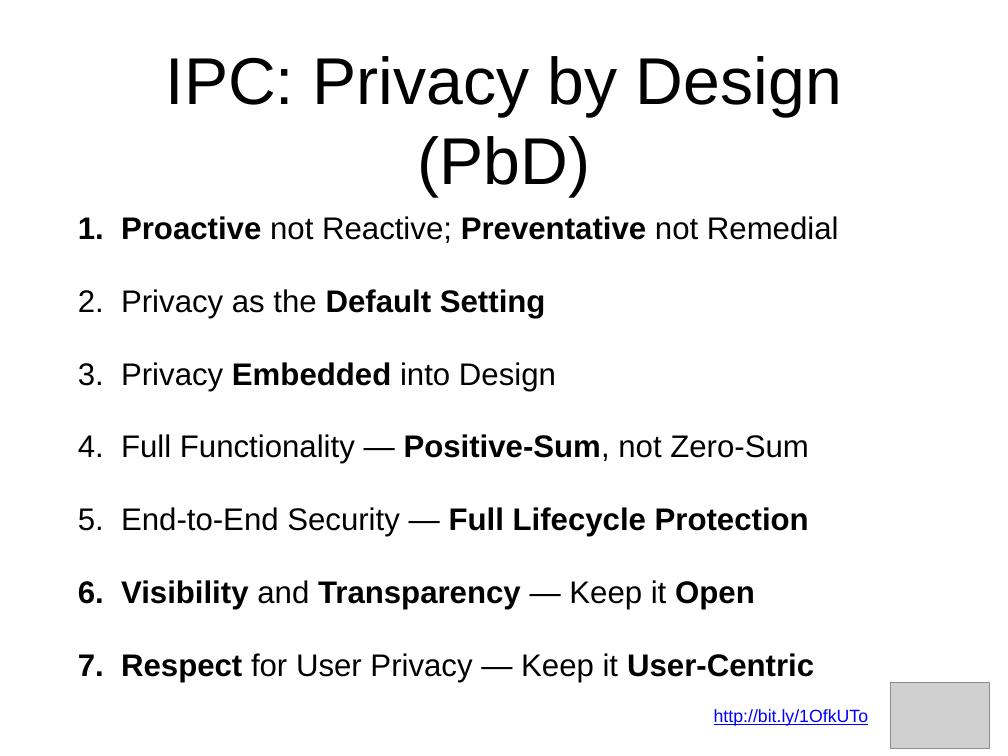
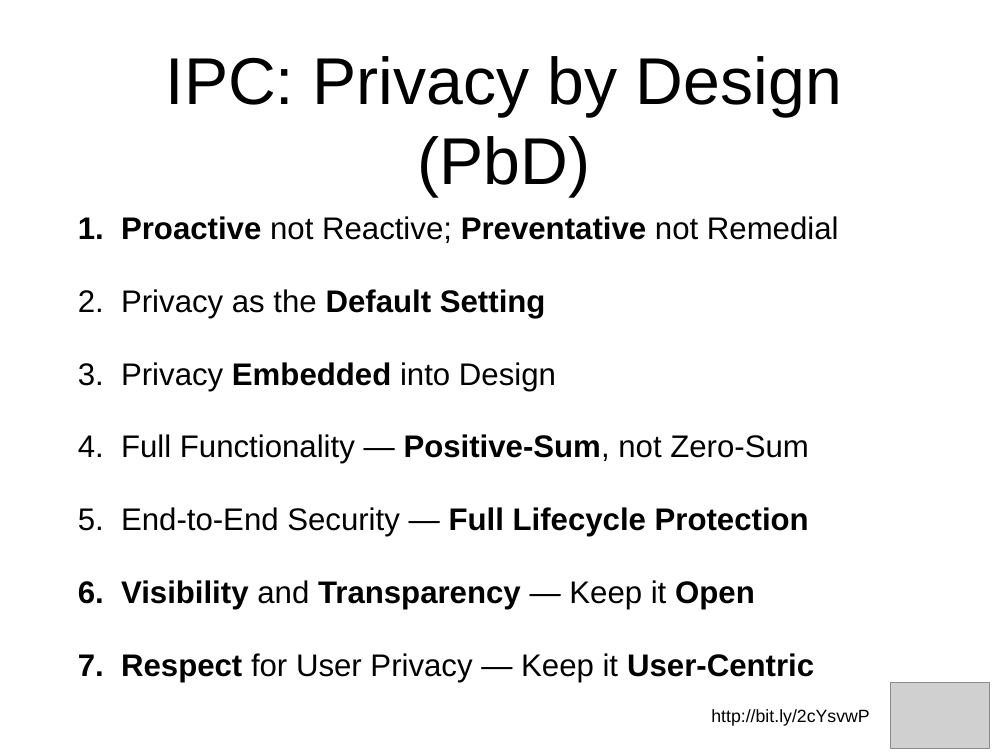
Before and after one commit to colinbellCA/presentation-ontario-connections-101, a slide deck: slide 13 of SK2016-HE_Data_Management.pptx. Drawn at 1008x756 pixels with LibreOffice and Linux fonts; fonts in the diff are those of the drawing; grey boxes stand for pictures. Boxes give left, top, right and bottom in pixels: in the first picture for what was removed or moved away, otherwise in the second. Text is boxed around its words. In the diff, an @@ line names an element or a change of style, - is before the commit and + after.

```diff
--- a/SK2016-HE_Data_Management.pptx
+++ b/SK2016-HE_Data_Management.pptx
@@ text at (711, 709, 869, 726): text changed; text colour #0000FF to #000000 @@
-http://bit.ly/1OfkUTo
+http://bit.ly/2cYsvwP
```
Also in this commit, not shown: 9 other slides changed, 3 other files.
